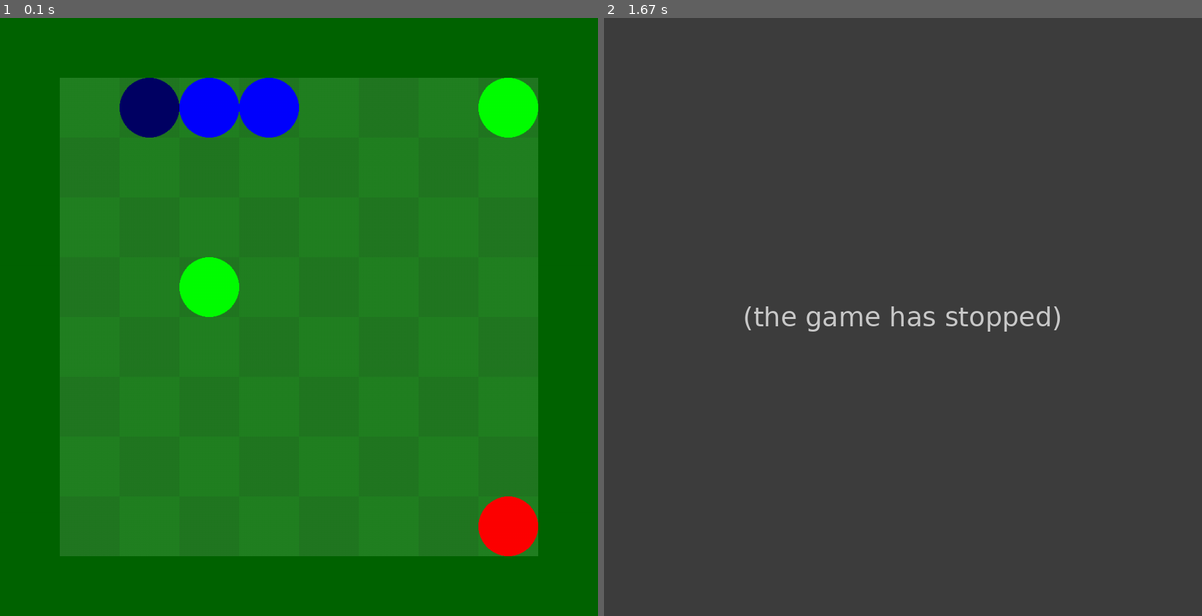
Above: before the commit, frames 1-2 (left to right).
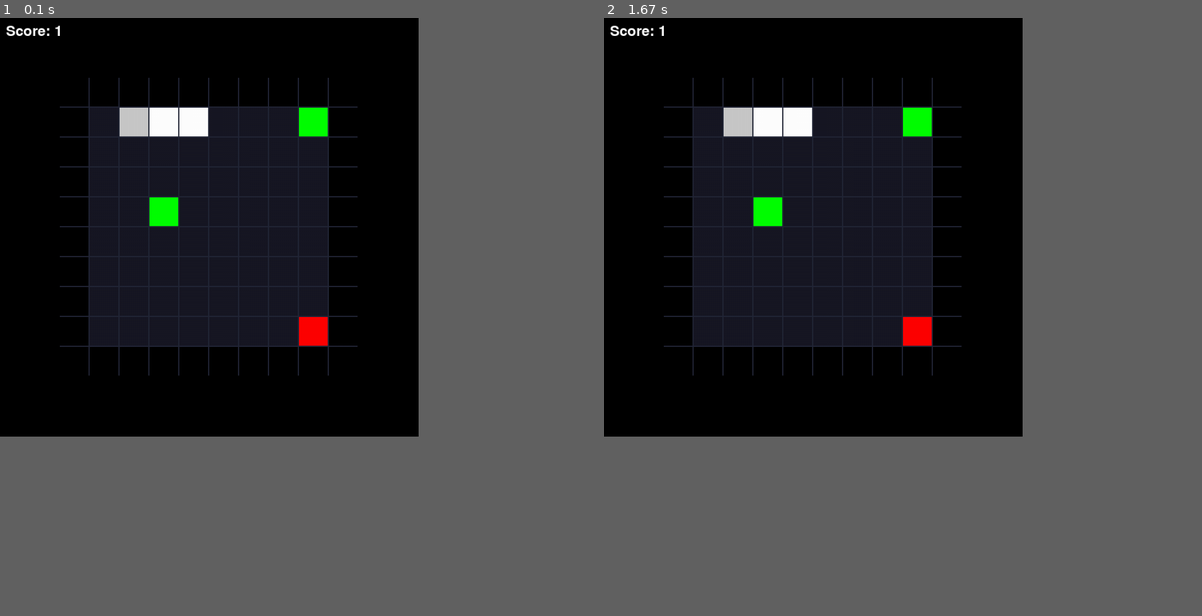
Above: after the commit, the same moments.

Repository: Romeovcn/L2S
Game: pygame game, started from main.py
The game is run twice, just before and just after one commit, with the same random seed, the same clock (stepped at 60 frames per second) and the same inputs.
Inputs:
- Up to frame 1 (0.1 s): no input
- Up to frame 2 (1.67 s): hold D 0.33-0.8 s; hold W 0.83-1.3 s
In our replay, the window is 900x900 before the commit and 630x630 after it. These sizes can differ from the game's own. Grey fills any space a smaller window leaves; there, only what the larger window draws over its background counts as a difference.

The runs differ from the first frame. In frame 1, 77% of the frame differs, in the area x 0-90%, y 0-90%; in frame 2, 49%.
Before the commit the program exited at 1.05 s; later frames show no game.

Commit message:
game working

Diff:
--- a/draw_game/draw.py
+++ b/draw_game/draw.py
@@ -1,42 +1,62 @@
 import pygame
 from enum import Enum
 
-def draw_chessboard(screen, SQUARE_SIZE=100):
+def draw_chessboard(screen, width, height):
+	BG_COLOR = (35, 39, 55)
+	SQUARE_COLOR = (24, 24, 36)
+	GREEN_APPLE_COLOR = (255, 0, 0)
+	RED_APPLE_COLOR = (0, 255, 0)
+	WALL_COLOR = (255, 255, 255)
+
+	GAME_SIZE = min(width, height)
+	SQUARE_SIZE = 48
 	ROWS = 10
 	COLS = 10
-	PAIR = (34, 129, 34)
-	IMPAIR = (34, 120, 34)
-	GREEN_APPLE = (255, 0, 0)
-	RED_APPLE = (0, 255, 0)
-	WALL = (255, 255, 255)
+
+	background = pygame.draw.rect(screen, BG_COLOR, (100, 100, 498, 498))
+	# pygame.draw.rect(screen, (24, 24, 36), (100, 100, 95, 95))
+	# pygame.draw.rect(screen, (24, 24, 36), (100, 200, 95, 95))
+	# pygame.draw.rect(screen, (24, 24, 36), (100, 300, 95, 95))
+	# pygame.draw.rect(screen, (24, 24, 36), (100, 400, 95, 95))
+	# pygame.draw.rect(screen, (24, 24, 36), (100, 500, 95, 95))
+	font = pygame.font.Font(None, 36)
+	score_text = font.render(f"Score: 1", True, (255, 255, 255))
+	screen.blit(score_text, (10, 10))
 
 	for row in range(ROWS):
 		for col in range(COLS):
-			color = PAIR if (row + col) % 2 == 0 else IMPAIR
-			pygame.draw.rect(screen, color, (col * SQUARE_SIZE, row * SQUARE_SIZE, SQUARE_SIZE, SQUARE_SIZE))
+			pygame.draw.rect(screen, SQUARE_COLOR, (col * 50 + 100, row * 50 + 100, 48, 48))
 
 def draw_snake(screen, snake_pos):
 	pixel_pos = pygame.Vector2(snake_pos[0] * 100 + 50, snake_pos[1] * 100 + 50)
 	pygame.draw.circle(screen, "red", pixel_pos, 50)
 
 def draw_game(screen, map):
-	class Colors(Enum):
-		SNAKE_HEAD = (255, 255, 0)
-		SNAKE_BODY = (255, 255, 0)
-		GREEN_APPLE = (0, 255, 0)
-		RED_APPLE = (255, 0, 0)
-		WALL = (0, 0, 0)
+	GREEN_APPLE_COLOR = (0, 255, 0)
+	RED_APPLE_COLOR = (255, 0, 0)
+	WALL_COLOR = (0, 0, 0)
+	SNAKE_COLOR = (255, 255, 255)
+	HEAD_COLOR = (200, 200, 200)
+
+	FULL_SQUARE_SIZE = 50
+	SQUARE_SIZE = 48
+	GAME_START_OFFSET = 100
 
 	for y in range(10):
 		for x in range(10):
 			cell = map[y][x]
+			x_offset = x * FULL_SQUARE_SIZE + GAME_START_OFFSET
+			y_offset = y * FULL_SQUARE_SIZE + GAME_START_OFFSET
 			if cell == "G":
-				pygame.draw.circle(screen, (0, 255, 0), (x * 100 + 50, y * 100 + 50), 50)
+				color = GREEN_APPLE_COLOR
 			elif cell == "R":
-				pygame.draw.circle(screen, (255, 0, 0), (x * 100 + 50, y * 100 + 50), 50)
+				color = RED_APPLE_COLOR
 			elif cell == "W":
-				pygame.draw.rect(screen, (0, 100, 0), (x * 100, y * 100, 100, 100))
+				color = WALL_COLOR
 			elif cell == "H":
-				pygame.draw.circle(screen, (0, 0, 100), (x * 100 + 50, y * 100 + 50), 50)
+				color = HEAD_COLOR
 			elif cell == "S":
-				pygame.draw.circle(screen, (0, 0, 255), (x * 100 + 50, y * 100 + 50), 50)
+				color = SNAKE_COLOR
+
+			if cell != "0":
+				pygame.draw.rect(screen, color, (x_offset, y_offset, SQUARE_SIZE, SQUARE_SIZE))
--- a/main.py
+++ b/main.py
@@ -26,6 +26,7 @@
 			else:
 				print(cell, end=" ")
 		print()
+	print()
 
 def update_snake_pos(snake_pos, pos_to_go, target_cell):
 	new_snake_pos = snake_pos.copy()
@@ -59,7 +60,7 @@
 
 def move(direction, map, snake_pos):
 	"""
-	returns: "DEAD" or "ALIVE"
+	returns: 1 if player is still alive or -1 if player is dead
 	"""
 	head = snake_pos[0]
 
@@ -105,23 +106,44 @@
 
 	return "ALIVE"
 
+def get_cell_value_and_coordinates(map, snake_pos, direction):
+	snake_head_pos = snake_pos[0]
+
+	if direction == "UP":
+		pos_to_go = [snake_head_pos[0] - 1, snake_head_pos[1]]
+	elif direction == "DOWN":
+		pos_to_go = [snake_head_pos[0] + 1, snake_head_pos[1]]
+	elif direction == "LEFT":
+		pos_to_go = [snake_head_pos[0], snake_head_pos[1] - 1]
+	elif direction == "RIGHT":
+		pos_to_go = [snake_head_pos[0], snake_head_pos[1] + 1]
+	else:
+		return None
+
+	target_cell = map[pos_to_go[0]][pos_to_go[1]]
+	return {"value": target_cell, "coordinates": pos_to_go}
+
+def is_move_valid(snake_pos, target_cell):
+	if len(snake_pos) < 2:
+		return True
+	elif target_cell['value'] == "S" and target_cell['coordinates'] == snake_pos[1]:
+		return False
+	return True
+
 def main():
 	map, snake_pos = generate_random_map()
-	# print_map(map)
-	# print(snake_pos)
-
-	# move("RIGHT", map, snake_pos)
-	# print_map(map)
-	# print(snake_pos)
-
 	pygame.init()
 	clock = pygame.time.Clock()
-	width, height = 1000, 1000
-	screen = pygame.display.set_mode((width, height))
+	width, height = 700, 700
+	screen = pygame.display.set_mode((width, height), pygame.NOFRAME)
+	pygame.display.set_caption("Snake AI")
+
+	score = 3
+	old_direction = None
 	direction = None
 	running = True
 	last_move_time = 0
-	draw_chessboard(screen, width // 10)
+	draw_chessboard(screen, width, height)
 	draw_game(screen, map)
 	print_map(map)
 
@@ -138,24 +160,36 @@
 
 				# Need to check if going backward
 				if key[pygame.K_w]:
+					old_direction = direction if direction != None else "UP"
 					direction = "UP"
 				elif key[pygame.K_s]:
+					old_direction = direction if direction != None else "DOWN"
 					direction = "DOWN"
 				elif key[pygame.K_a]:
+					old_direction = direction if direction != None else "LEFT"
 					direction = "LEFT"
 				elif key[pygame.K_d]:
+					old_direction = direction if direction != None else "RIGHT"
 					direction = "RIGHT"
 
 		current_time = pygame.time.get_ticks()
-		if current_time - last_move_time >= 200:
-			player = move(direction, map, snake_pos)
-			if player == "DEAD":
-				running = False
-			elif player == "ALIVE":
-				draw_chessboard(screen, width // 10)
-				draw_game(screen, map)
-				print_map(map)
-			last_move_time = current_time  #
+		if current_time - last_move_time >= 300 and direction:
+			target_cell = get_cell_value_and_coordinates(map, snake_pos, direction)
+			if not is_move_valid(snake_pos, target_cell):
+				direction = old_direction
+			# print(is_move_valid(snake_pos, target_cell))
+			# Check move validity
+			# Check death
+			# Update map and snake_pos and direction
+			# Update display if change is made
+			# is_alive = move(direction, map, snake_pos)
+			# if is_alive == "DEAD":
+			# 	running = False
+			# elif is_alive == "ALIVE":
+			# 	draw_chessboard(screen, width, height)
+			# 	draw_game(screen, map)
+			# 	print_map(map)
+			last_move_time = current_time
 
 		pygame.display.flip()
 		clock.tick(20)
